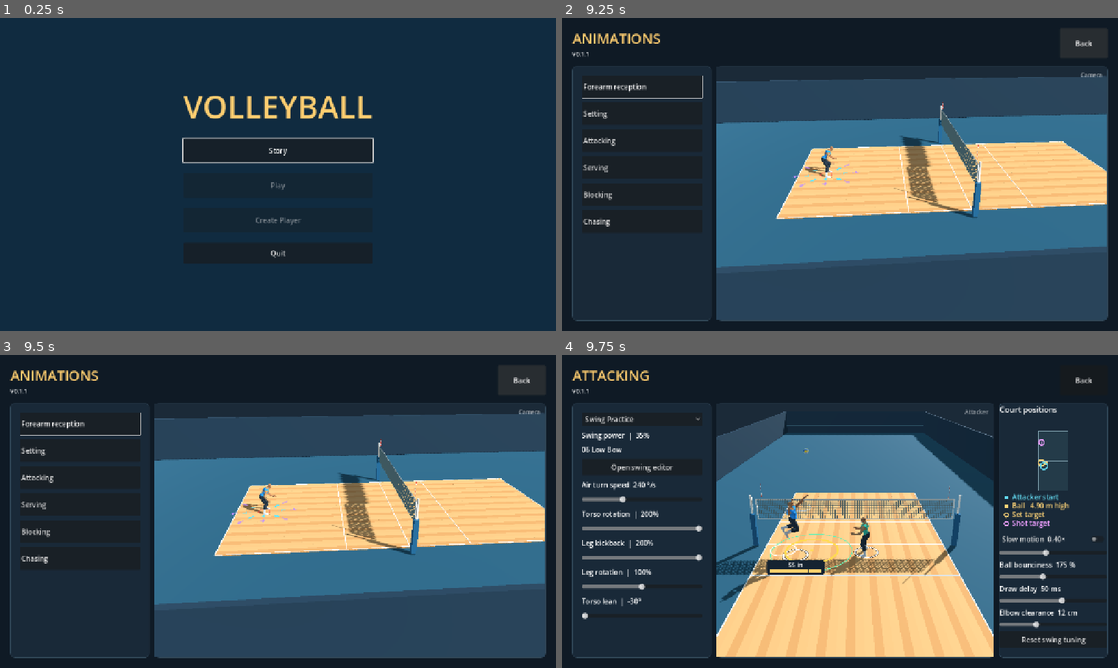
Above: before the commit, frames 1-4 (two rows, left to right).
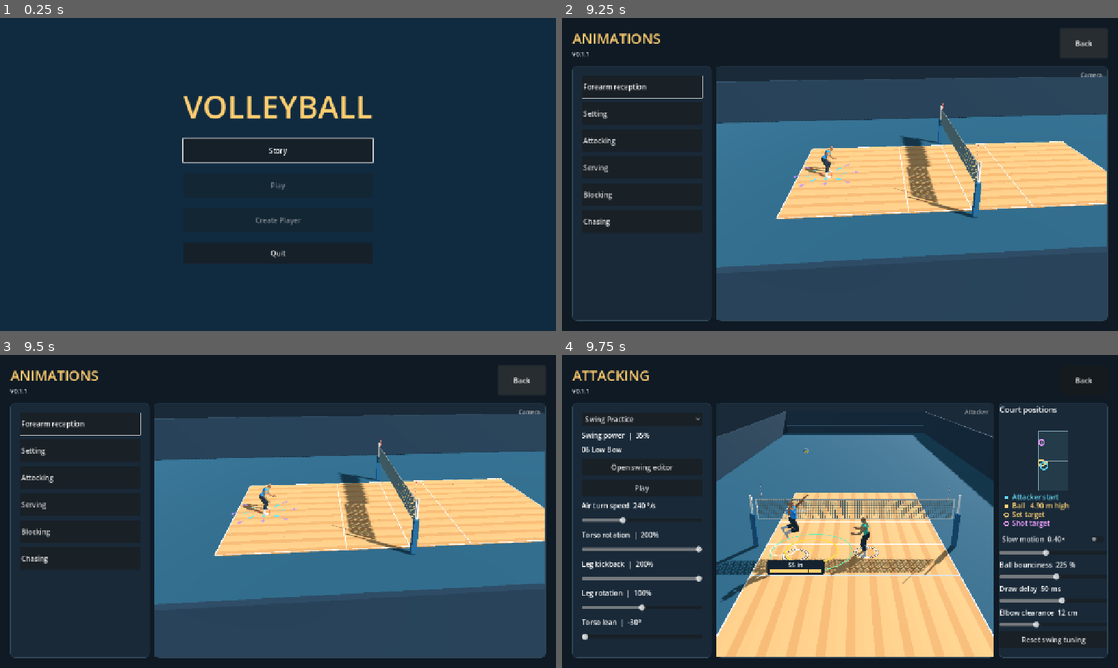
Above: after the commit, the same moments.

Repository: foreandr/volleyball
Game: Godot game, scene res://scenes/main.tscn
Same seed, same stepped clock (60 frames per second), same inputs: the game is played once before the commit and once after it.
Inputs:
- Up to frame 1 (0.25 s): no input
- Up to frame 2 (9.25 s): click "Story" at 0.5 s; click "New" at 1.25 s; click "Back" at 2 s; click "New" at 2.75 s; click "Save" at 3.5 s; click "Forearm reception" at 4.25 s; click "Play all" at 5 s; click "Stop" at 5.75 s; click "Play all" at 6.5 s; click "Next" at 7.25 s; click "Next" at 8 s; click "Back" at 8.75 s
- Up to frame 3 (9.5 s): no input
- Up to frame 4 (9.75 s): click "Attacking" at 9.5 s

Frames 1-3 are identical in both runs. In frame 4, 3.0% of the frame differs, in the area x 3-91%, y 40-92%.

Commit message:
Play nine attack shots across the court

Diff:
--- a/scripts/attack_drill.gd
+++ b/scripts/attack_drill.gd
@@ -1,4 +1,6 @@
 extends "res://scripts/setting_drill.gd"
+
+signal shot_sequence_changed(playing: bool)
 
 const Court = preload("res://scripts/preview_court.gd")
 const SpikeArm = preload("res://scripts/spike_arm_swing.gd")
@@ -20,12 +22,20 @@
 const SWING_CONTACT_HEIGHT := 2.22
 const PALM_RADIUS := 0.065
 const SWING_FOLLOW_TIME := 0.49
-const DEFAULT_BOUNCINESS := 1.75
+const DEFAULT_BOUNCINESS := 2.25
+const SEQUENCE_SET_X := [3.55,0.0,-3.55]
+const SEQUENCE_SHOT_X := [
+	[3.55,0.0,-3.55],
+	[2.0,0.0,-3.55],
+	[-3.55,0.0,3.55],
+]
 const SHOT_AIM_HALF_WIDTH := 7.5
 const SHOT_AIM_NEAR := 4.3
 const SHOT_AIM_FAR := 16.0
 var stage := Stage.SERVE
 var swing_practice := true
+var shot_sequence_index := -1
+var manual_shot_aim := Vector3.ZERO
 var practice_takeoff := PIN+Vector3(-0.70,RECEIVE_START.y-PIN.y,-0.98)
 var practice_set_target := PIN
 var practice_setup_path := "user://attack_practice.cfg"
@@ -135,6 +145,9 @@
 func reset_feed() -> void:
 	if trace.feed > 0:
 		trace.write("feed_end",clock,{"result":status.text,"closest_check":trace.closest_check},true)
+	if shot_sequence_index >= 0 and stage in [Stage.HIT,Stage.MISS]:
+		shot_sequence_index += 1
+		if shot_sequence_index == 9: stop_shot_sequence()
 	clock = 0.0
 	stage_start = 0.0
 	stage = Stage.SERVE
@@ -191,21 +204,48 @@
 	status.text = "Receive  |  Q forearms, I / E hands"
 	trace.begin_feed({"mode":"attacking","source":ATTACK_SERVE_SOURCE,"serve_velocity":serve_velocity,"pin":PIN})
 
+func toggle_shot_sequence() -> void:
+	if shot_sequence_index >= 0:
+		stop_shot_sequence()
+	else:
+		manual_shot_aim = swing_aim
+		shot_sequence_index = 0
+		shot_sequence_changed.emit(true)
+	stage = Stage.SET
+	reset_feed()
+
+func stop_shot_sequence() -> void:
+	if shot_sequence_index < 0: return
+	shot_sequence_index = -1
+	aim_swing(manual_shot_aim)
+	shot_sequence_changed.emit(false)
+
 func set_swing_practice(enabled: bool) -> void:
+	stop_shot_sequence()
 	swing_practice = enabled
 	reset_feed()
 
 func start_swing_practice() -> void:
 	stage = Stage.SET
 	bump.hide()
-	setter.position = practice_takeoff
-	receiver.rotation.y = atan2(PIN.x-CPU_HOME.x,PIN.z-CPU_HOME.z)
+	var pin := PIN
+	var set_target := practice_set_target
+	var takeoff := practice_takeoff
+	if shot_sequence_index >= 0:
+		var lane := floori(shot_sequence_index/3.0)
+		pin.x = SEQUENCE_SET_X[lane]
+		set_target = pin
+		takeoff = pin+Vector3(-0.40,RECEIVE_START.y-PIN.y,-0.83)
+		aim_swing(Vector3(SEQUENCE_SHOT_X[lane][shot_sequence_index%3],Flight.FLOOR,9.5))
+	setter.position = takeoff
+	region.position = set_target
+	receiver.rotation.y = atan2(pin.x-CPU_HOME.x,pin.z-CPU_HOME.z)
 	var source := receiver.to_global(Vector3(0.0,HandPose.CONTACT_HEIGHT,HandPose.CONTACT_FORWARD))
-	var velocity := set_toward_pin(source)
+	var velocity := set_toward_pin(source,pin)
 	var lead := 0.72
 	var preroll := descending_time(source,velocity,PIN_HEIGHT)-lead
 	pass_origin = flight_point(source,velocity,preroll)
-	pass_motion = velocity+Vector3.DOWN*Flight.GRAVITY*preroll+(practice_set_target-PIN)/lead
+	pass_motion = velocity+Vector3.DOWN*Flight.GRAVITY*preroll+(set_target-pin)/lead
 	jump.begin(setter,Vector2(0.0,0.65))
 	for frame in range(16): jump.step(setter,1.0/60.0,Vector2.ZERO)
 	jump.release()
@@ -217,7 +257,7 @@
 	aim_swing(swing_aim)
 	swing_started = clock
 	status.text = ""
-	trace.begin_feed({"mode":"swing_practice","source":pass_origin,"velocity":pass_motion,"pin":practice_set_target,"takeoff":practice_takeoff})
+	trace.begin_feed({"mode":"swing_practice","source":pass_origin,"velocity":pass_motion,"pin":set_target,"takeoff":takeoff})
 
 func set_key() -> int:
 	return KEY_Q if stage == Stage.SERVE else KEY_NONE
@@ -703,10 +743,10 @@
 	swing_target.hide()
 	trace.write("attack_miss",clock,{"ball":ball.position,"player":setter.position,"closest_check":trace.closest_check},true)
 
-func set_toward_pin(origin: Vector3) -> Vector3:
+func set_toward_pin(origin: Vector3, pin := PIN) -> Vector3:
 	var rise := sqrt(2.0*Flight.GRAVITY*(SET_APEX-origin.y))
 	var duration := (rise+sqrt(2.0*Flight.GRAVITY*(SET_APEX-PIN_HEIGHT)))/Flight.GRAVITY
-	return (PIN-origin).slide(Vector3.UP)/duration+Vector3.UP*rise
+	return (pin-origin).slide(Vector3.UP)/duration+Vector3.UP*rise
 
 func descending_time(origin: Vector3, velocity: Vector3, height: float) -> float:
 	var square := velocity.y*velocity.y+2.0*Flight.GRAVITY*(origin.y-height)
--- a/scripts/attack_position_map.gd
+++ b/scripts/attack_position_map.gd
@@ -36,7 +36,7 @@
 	ball_marker = ball_marker.clamp(map_bounds.position,map_bounds.end)
 	if drag_marker == "start": start_marker = drag_start+drag_offset
 	if drill.swing_practice:
-		var target := court_point(drill.practice_set_target)
+		var target := court_point(drill.region.position)
 		if drag_marker == "target": target = drag_start+drag_offset
 		draw_arc(target,7.0,0.0,TAU,24,BALL_COLOR,2.0,true)
 	draw_circle(ball_marker,4.5,BALL_COLOR)
@@ -79,7 +79,7 @@
 				drill.aim_swing(point)
 				accept_event()
 				return
-			if not drill.swing_practice: return
+			if not drill.swing_practice or drill.shot_sequence_index >= 0: return
 			var start := court_point(drill.practice_takeoff)
 			var target := court_point(drill.practice_set_target)
 			var start_distance: float = event.position.distance_to(start)
--- a/scripts/story_animations.gd
+++ b/scripts/story_animations.gd
@@ -358,6 +358,14 @@
 		show_attack_positions()
 		setting_drill.bump.set_custom_backward(load_custom_backward_clip())
 		add_low_bow_controls()
+		var play_shots := button("Play",func():
+			setting_drill.toggle_shot_sequence()
+			preview.grab_focus())
+		play_shots.name = "PlayAttackShots"
+		play_shots.visible = modes.selected == 0
+		content.add_child(play_shots)
+		setting_drill.shot_sequence_changed.connect(func(playing: bool): play_shots.text = "Stop" if playing else "Play")
+		modes.item_selected.connect(func(index: int): play_shots.visible = index == 0)
 		add_attack_tuning_slider(content,"Air turn speed","AttackAirTurnSpeed","°/s",0,720,10,setting_drill.air_turn_speed,
 			func(value: float): setting_drill.air_turn_speed = value)
 		add_attack_pose_slider("Torso rotation","TorsoRotation",50,setting_drill.torso_rotation_scale,
